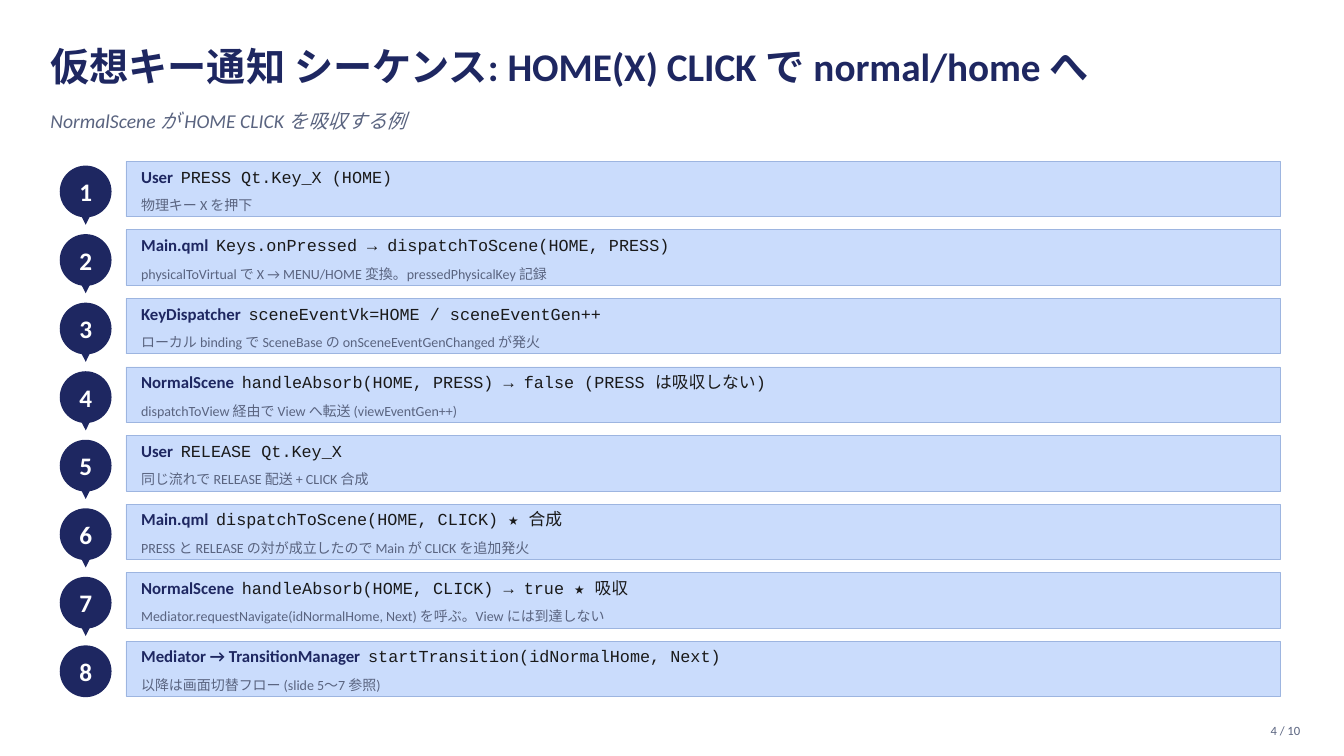
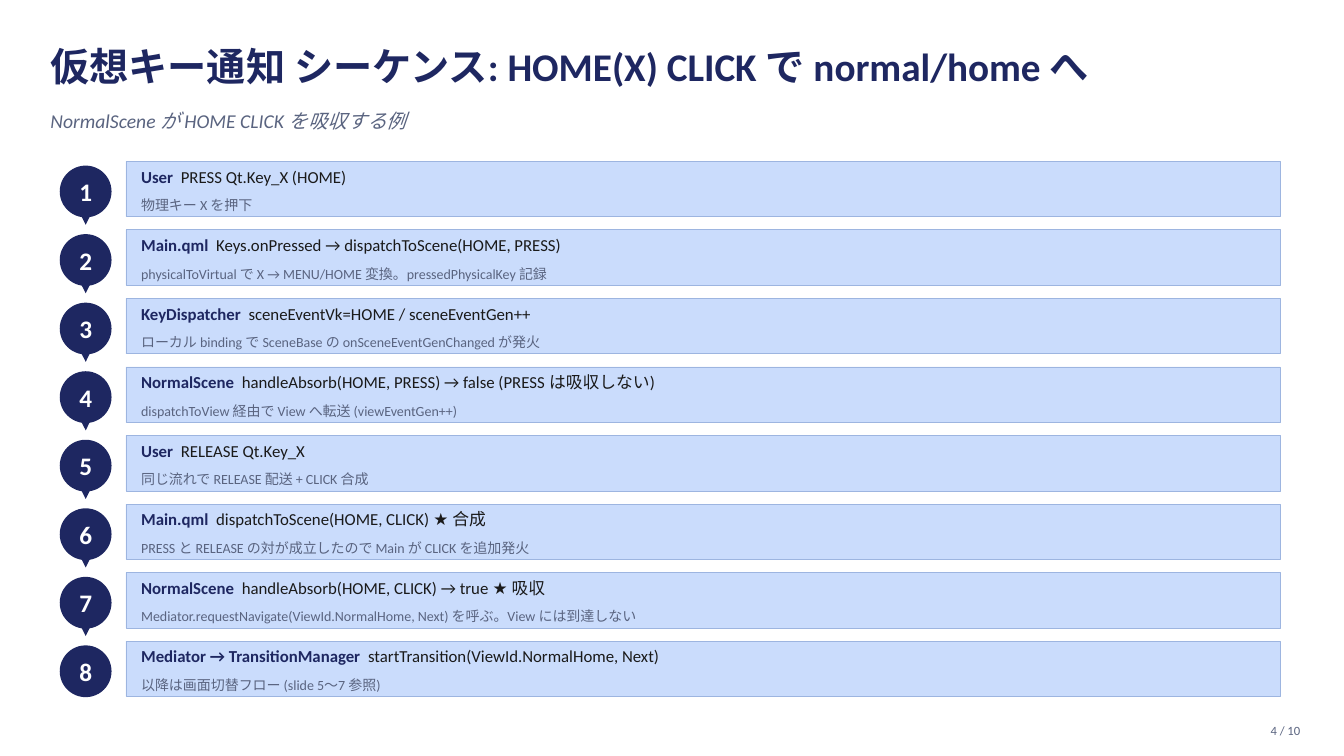
Before and after one commit to yuya-kadono/qul-loader-navigation-poc, a slide deck: slide 4 of docs/flows.pptx. Drawn at 1344x756 pixels with LibreOffice and Linux fonts; fonts in the diff are those of the drawing. Boxes give left, top, right and bottom in pixels: in the first picture for what was removed or moved away, otherwise in the second. Text is boxed around its words. In the diff, an @@ line names an element or a change of style, - is before the commit and + after.

```diff
--- a/docs/flows.pptx
+++ b/docs/flows.pptx
@@ text "User PRESS Qt.Key_X (HOME)" at bbox=[141, 171, 346, 186]: font Courier New to Calibri in "PRESS Qt.Key_X (HOME)" @@
@@ text "Main.qml Keys.onPressed → dispatchToScene(HOME, PRESS)" at bbox=[141, 239, 560, 254]: font Courier New to Calibri in "Keys.onPressed → dispatchToScene(HOME, PRESS)" @@
@@ text "KeyDispatcher sceneEventVk=HOME / sceneEventGen++" at bbox=[141, 308, 531, 323]: font Courier New to Calibri in "sceneEventVk=HOME / sceneEventGen++" @@
@@ text "NormalScene handleAbsorb(HOME, PRESS) → false ..." at bbox=[141, 374, 655, 390]: font Courier New to Calibri in "handleAbsorb(HOME, PRESS) → false (PRESS は吸収しない)" @@
@@ text "User RELEASE Qt.Key_X" at bbox=[141, 446, 305, 460]: font Courier New to Calibri in "RELEASE Qt.Key_X" @@
@@ text "Main.qml dispatchToScene(HOME, CLICK) ★ 合成" at bbox=[141, 511, 486, 528]: font Courier New to Calibri in "dispatchToScene(HOME, CLICK) ★ 合成" @@
@@ text "NormalScene handleAbsorb(HOME, CLICK) → true ..." at bbox=[141, 580, 546, 596]: font Courier New to Calibri in "handleAbsorb(HOME, CLICK) → true ★ 吸収" @@
@@ text at bbox=[141, 609, 637, 624]: text changed @@
-Mediator.requestNavigate(idNormalHome, Next) を呼ぶ。View には到達しない
+Mediator.requestNavigate(ViewId.NormalHome, Next) を呼ぶ。View には到達しない
@@ text at bbox=[141, 650, 659, 665]: text changed; font Courier New to Calibri @@
-Mediator → TransitionManager startTransition(idNormalHome, Next)
+Mediator → TransitionManager startTransition(ViewId.NormalHome, Next)
```
Also in this commit, not shown: 8 other slides changed, 31 other files.
